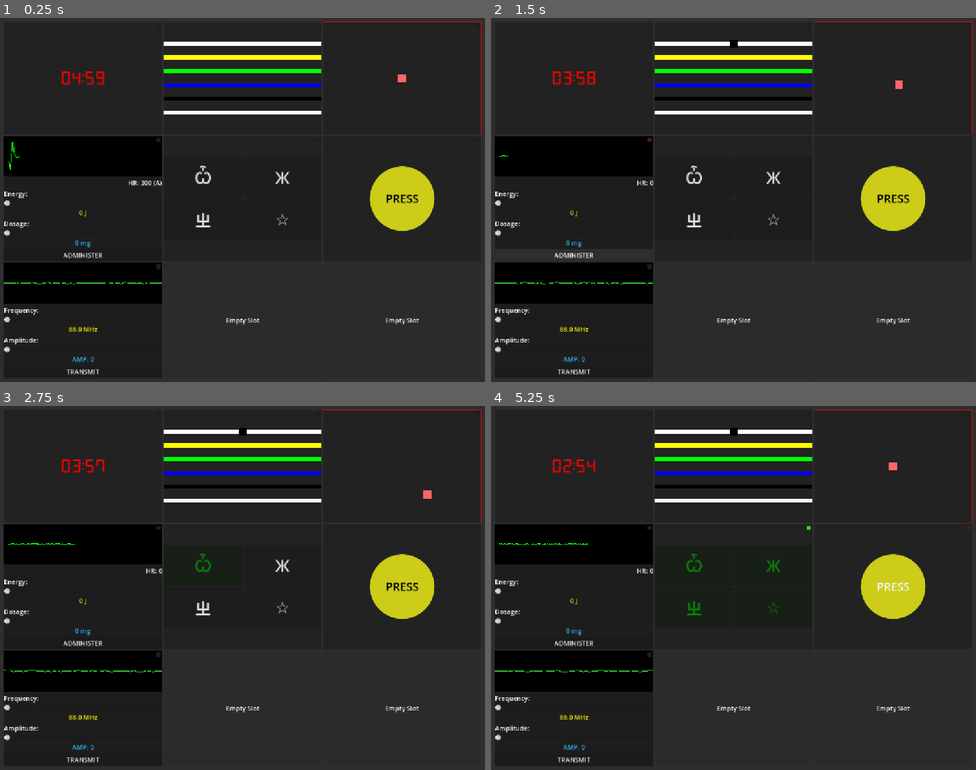
Above: before the commit, frames 1-4 (two rows, left to right).
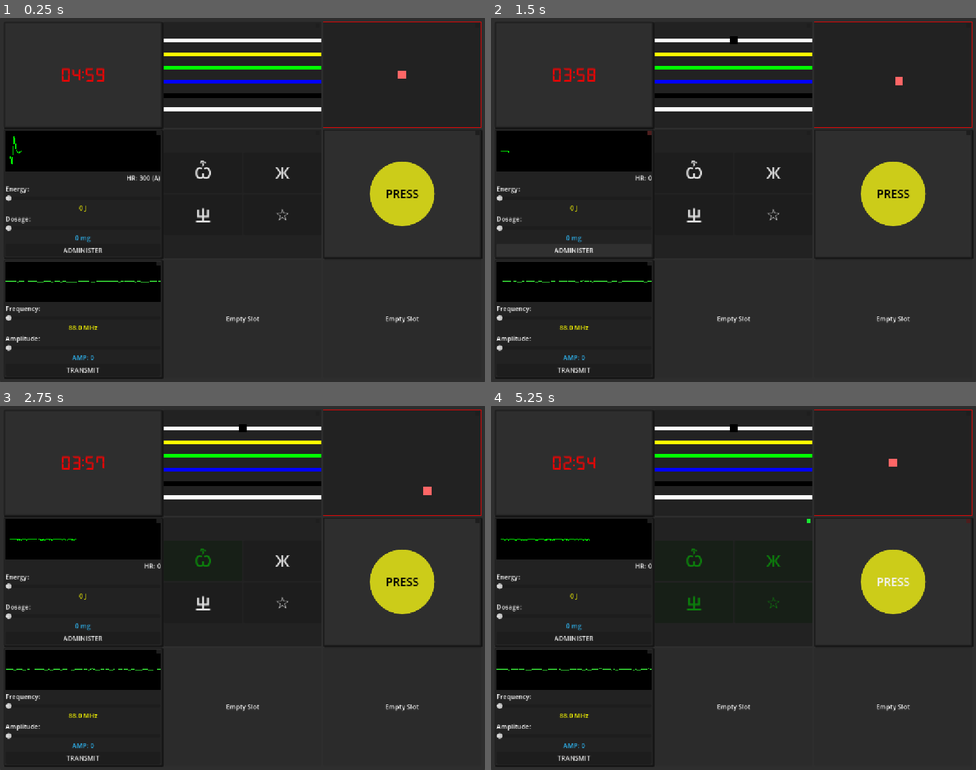
Above: after the commit, the same moments.

Repository: yutianzhe30/KeepTalkingOL
Game: Godot game, scene res://main.tscn
The game is run twice, just before and just after one commit, with the same random seed, the same clock (stepped at 60 frames per second) and the same inputs.
Inputs (mouse positions are in pixels of both pictures, inside the frame that each line leads up to):
- Up to frame 1 (0.25 s): no input
- Up to frame 2 (1.5 s): click (733, 43) at 0.52 s; click "ADMINISTER" at 1.25 s
- Up to frame 3 (2.75 s): click "Ѽ" at 2 s
- Up to frame 4 (5.25 s): click "Ж" at 2.75 s; click "ㄓ" at 3.5 s; click "☆" at 4.25 s; click "PRESS" at 5 s

The runs differ from the first frame. In frame 1, 7.5% of the frame differs, in the area x 0-100%, y 5-100%; in frame 2, 7.5%; in frame 3, 7.4%; in frame 4, 7.5%.

Commit message:
border style

Diff:
--- /dev/null
+++ b/Assets/Styles/ModuleMetalStyle.tres
@@ -0,0 +1,16 @@
+[gd_resource type="StyleBoxFlat" format=3 uid="uid://dpsk0h3s01qn2"]
+
+[resource]
+bg_color = Color(0.18, 0.18, 0.18, 1)
+border_width_left = 4
+border_width_top = 4
+border_width_right = 4
+border_width_bottom = 4
+border_color = Color(0.1, 0.1, 0.1, 1)
+border_blend = true
+corner_radius_top_left = 2
+corner_radius_top_right = 2
+corner_radius_bottom_right = 2
+corner_radius_bottom_left = 2
+shadow_size = 2
+shadow_offset = Vector2(2, 2)
--- a/Scenes/Modules/ECGModule.tscn
+++ b/Scenes/Modules/ECGModule.tscn
@@ -1,11 +1,13 @@
 [gd_scene load_steps=3 format=3 uid="uid://b-ecg-module"]
 
 [ext_resource type="Script" path="res://Scripts/Modules/ECGModule.gd" id="1_ecg_script"]
+[ext_resource type="StyleBox" uid="uid://dpsk0h3s01qn2" path="res://Assets/Styles/ModuleMetalStyle.tres" id="2_metal_style"]
 [ext_resource type="PackedScene" path="res://Scenes/UI/ModuleLed.tscn" id="2_module_led"]
 
 [node name="ECGModule" type="PanelContainer"]
 offset_right = 280.0
 offset_bottom = 200.0
+theme_override_styles/panel = ExtResource("2_metal_style")
 script = ExtResource("1_ecg_script")
 
 [node name="PanelContainer" type="PanelContainer" parent="."]
--- a/Scenes/Modules/PressModule.tscn
+++ b/Scenes/Modules/PressModule.tscn
@@ -1,11 +1,13 @@
 [gd_scene format=3 uid="uid://b8lal0m1n2o3"]
 
 [ext_resource type="Script" path="res://Scripts/Modules/PressModule.gd" id="1_press_module"]
+[ext_resource type="StyleBox" uid="uid://dpsk0h3s01qn2" path="res://Assets/Styles/ModuleMetalStyle.tres" id="2_metal_style"]
 [ext_resource type="PackedScene" path="res://Scenes/UI/ModuleLed.tscn" id="2_module_led"]
 
 [node name="PressModule" type="PanelContainer"]
 offset_right = 200.0
 offset_bottom = 200.0
+theme_override_styles/panel = ExtResource("2_metal_style")
 script = ExtResource("1_press_module")
 
 [node name="CenterContainer" type="CenterContainer" parent="."]
--- a/Scenes/Modules/RadioModule.tscn
+++ b/Scenes/Modules/RadioModule.tscn
@@ -1,11 +1,13 @@
 [gd_scene format=3 uid="uid://c7m2n3p4q5r6"]
 
 [ext_resource type="Script" path="res://Scripts/Modules/RadioModule.gd" id="1_radio_module"]
+[ext_resource type="StyleBox" uid="uid://dpsk0h3s01qn2" path="res://Assets/Styles/ModuleMetalStyle.tres" id="2_metal_style"]
 [ext_resource type="PackedScene" path="res://Scenes/UI/ModuleLed.tscn" id="2_module_led"]
 
 [node name="RadioModule" type="PanelContainer"]
 offset_right = 200.0
 offset_bottom = 200.0
+theme_override_styles/panel = ExtResource("2_metal_style")
 script = ExtResource("1_radio_module")
 
 [node name="PanelContainer" type="PanelContainer" parent="."]
--- a/Scenes/Modules/TimerModule.tscn
+++ b/Scenes/Modules/TimerModule.tscn
@@ -1,23 +1,26 @@
 [gd_scene format=3 uid="uid://bumy8q4j2k5m"]
 
-[ext_resource type="Script" uid="uid://35bfys70v34h" path="res://Scripts/Modules/TimerModule.gd" id="1_timer_script"]
-[ext_resource type="FontFile" path="res://Assets/Font/DSEG7Modern-Bold.ttf" id="2_dseg7"]
-[ext_resource type="PackedScene" path="res://Scenes/UI/ModuleLed.tscn" id="2_module_led"]
+[ext_resource type="Script" path="res://Scripts/Modules/TimerModule.gd" id="1_timer_module"]
+[ext_resource type="FontFile" path="res://Assets/Font/DSEG7Modern-Bold.ttf" id="2_timer_font"]
+[ext_resource type="StyleBox" uid="uid://dpsk0h3s01qn2" path="res://Assets/Styles/ModuleMetalStyle.tres" id="3_metal_style"]
+[ext_resource type="PackedScene" path="res://Scenes/UI/ModuleLed.tscn" id="4_module_led"]
 
-[node name="TimerModule" type="PanelContainer" unique_id=2101147815]
+[node name="TimerModule" type="PanelContainer"]
 offset_right = 200.0
 offset_bottom = 100.0
-script = ExtResource("1_timer_script")
+theme_override_styles/panel = ExtResource("3_metal_style")
+script = ExtResource("1_timer_module")
 
-[node name="Label" type="Label" parent="." unique_id=1088650296]
+[node name="Label" type="Label" parent="."]
 layout_mode = 2
 theme_override_colors/font_color = Color(1, 0, 0, 1)
-theme_override_fonts/font = ExtResource("2_dseg7")
+theme_override_fonts/font = ExtResource("2_timer_font")
 theme_override_font_sizes/font_size = 32
 text = "05:00"
 horizontal_alignment = 1
 vertical_alignment = 1
 
-[node name="Timer" type="Timer" parent="." unique_id=43945249]
+[node name="Timer" type="Timer" parent="."]
 
-[node name="ModuleLED" parent="." instance=ExtResource("2_module_led")]
+[node name="ModuleLED" parent="." instance=ExtResource("4_module_led")]
+visible = false
